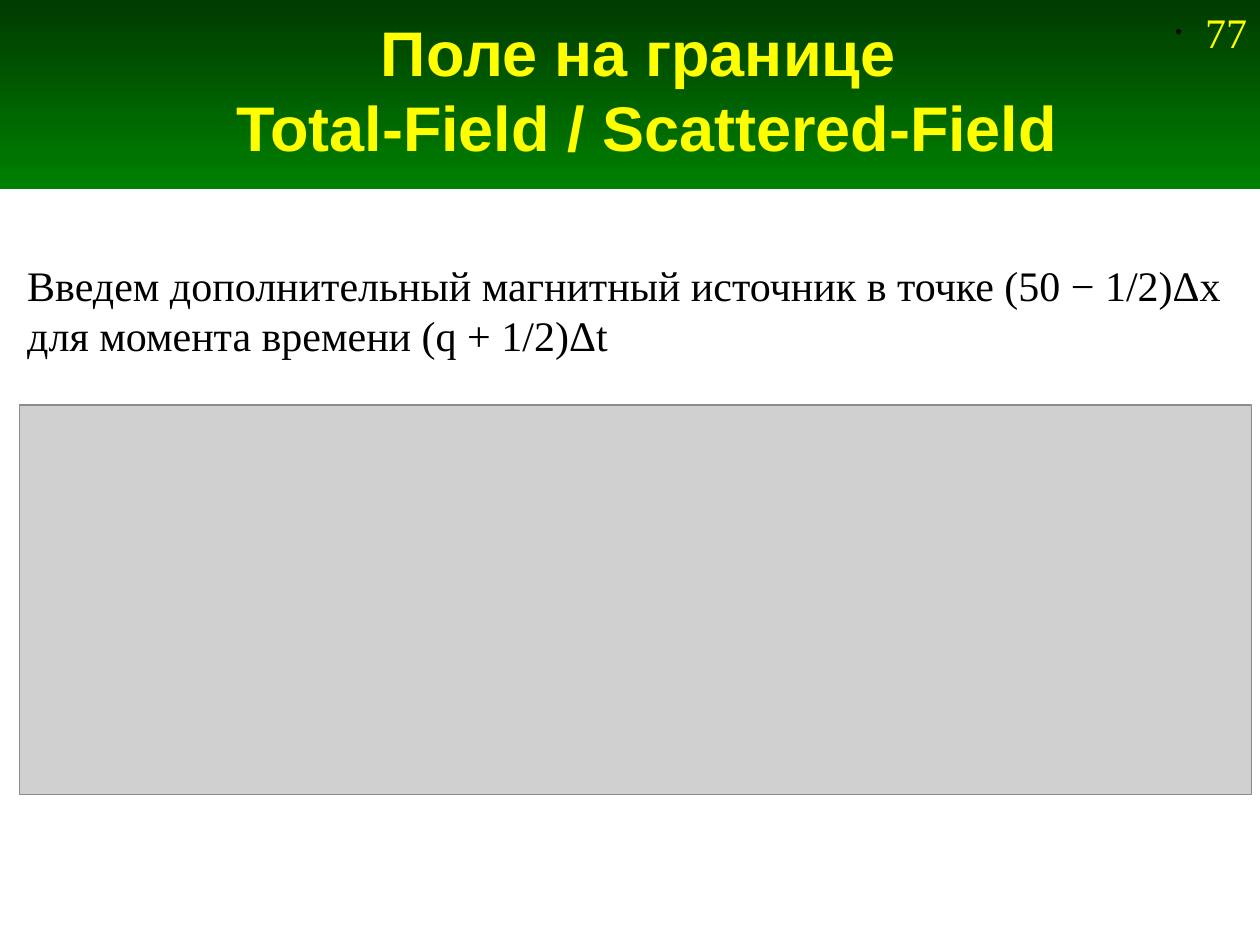
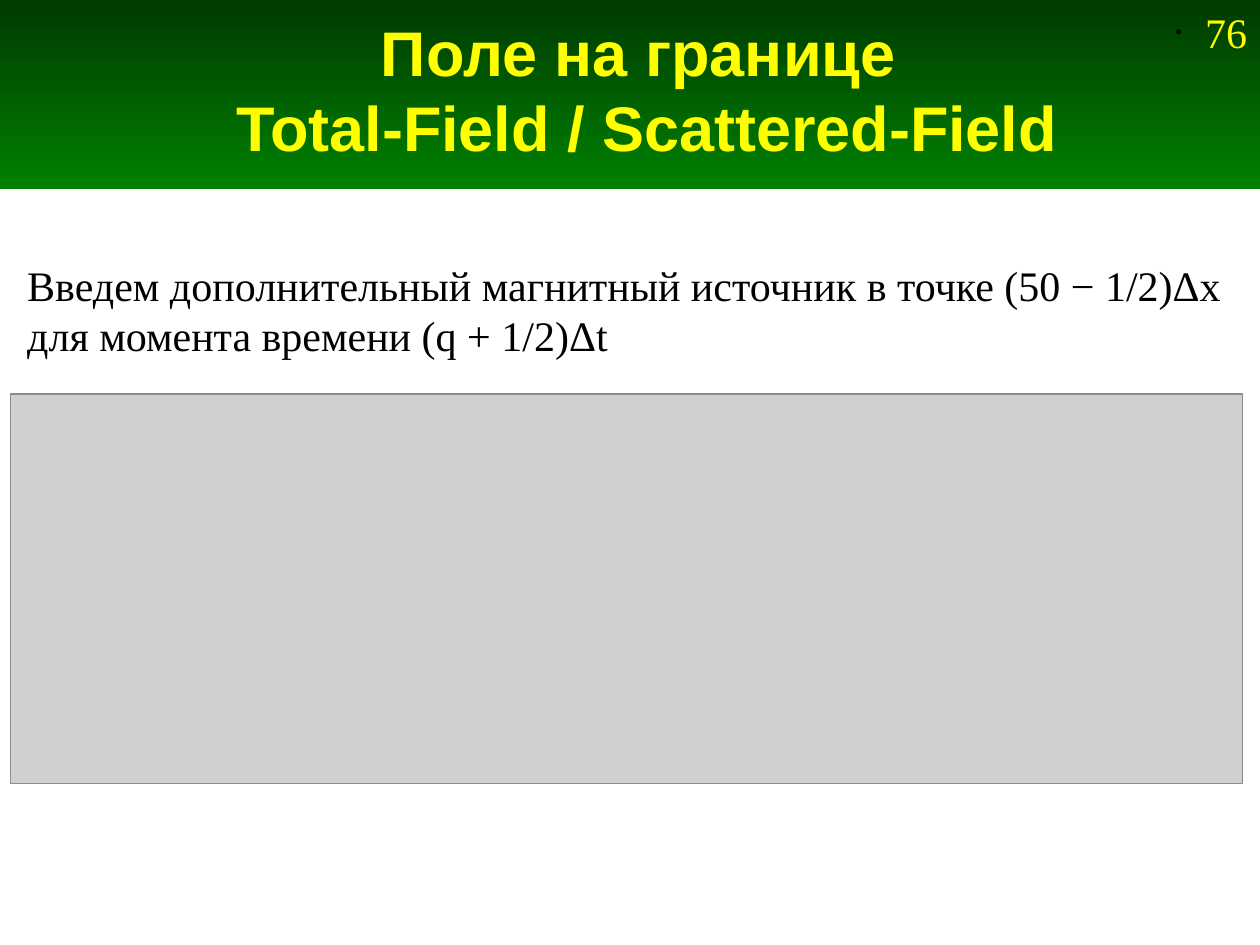
Before and after one commit to andris0147sv/modelling, a slide deck: slide 76 of presentations/2. FDTD.odp (slide 77 before the commit). Drawn at 1260x945 pixels with LibreOffice and Linux fonts; fonts in the diff are those of the drawing; grey boxes stand for pictures. Boxes give left, top, right and bottom in pixels: in the first picture for what was removed or moved away, otherwise in the second. Text is boxed around its words. In the diff, an @@ line names an element or a change of style, - is before the commit and + after.

```diff
--- a/presentations/2. FDTD.odp
+++ b/presentations/2. FDTD.odp
@@ page number at [1205,20,1247,49]: text changed @@
-• 77
+• 76
@@ picture: place and size @@
-picture at [19,404,1251,794]
+picture at [10,394,1242,784]
```
Also in this commit, not shown: 2 other slides changed, 3 slides added, 4 slides removed, 1 other file.
